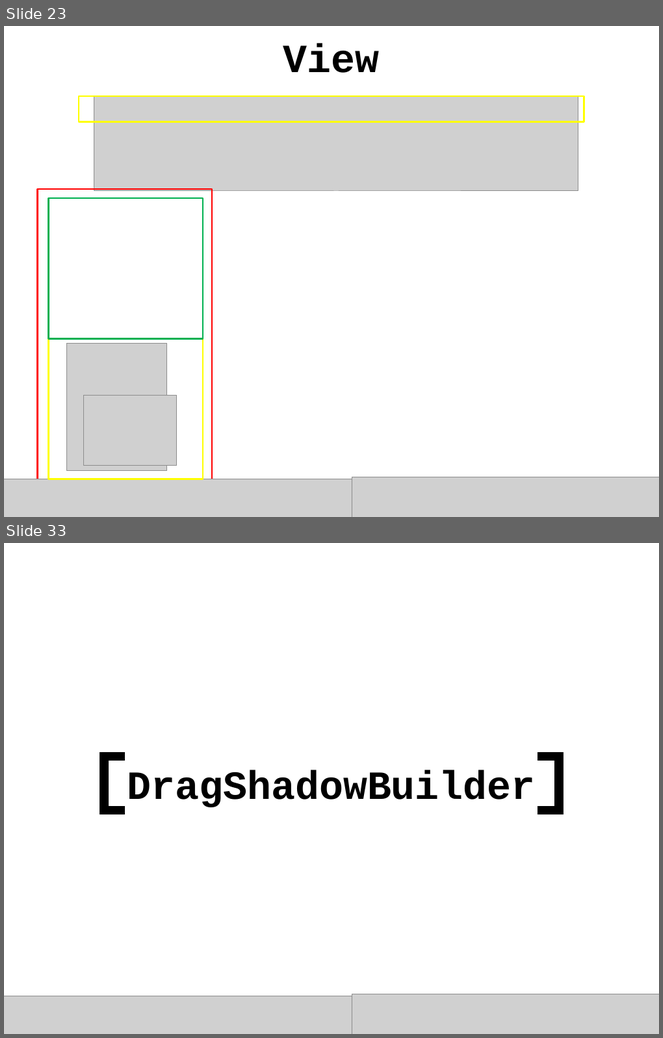
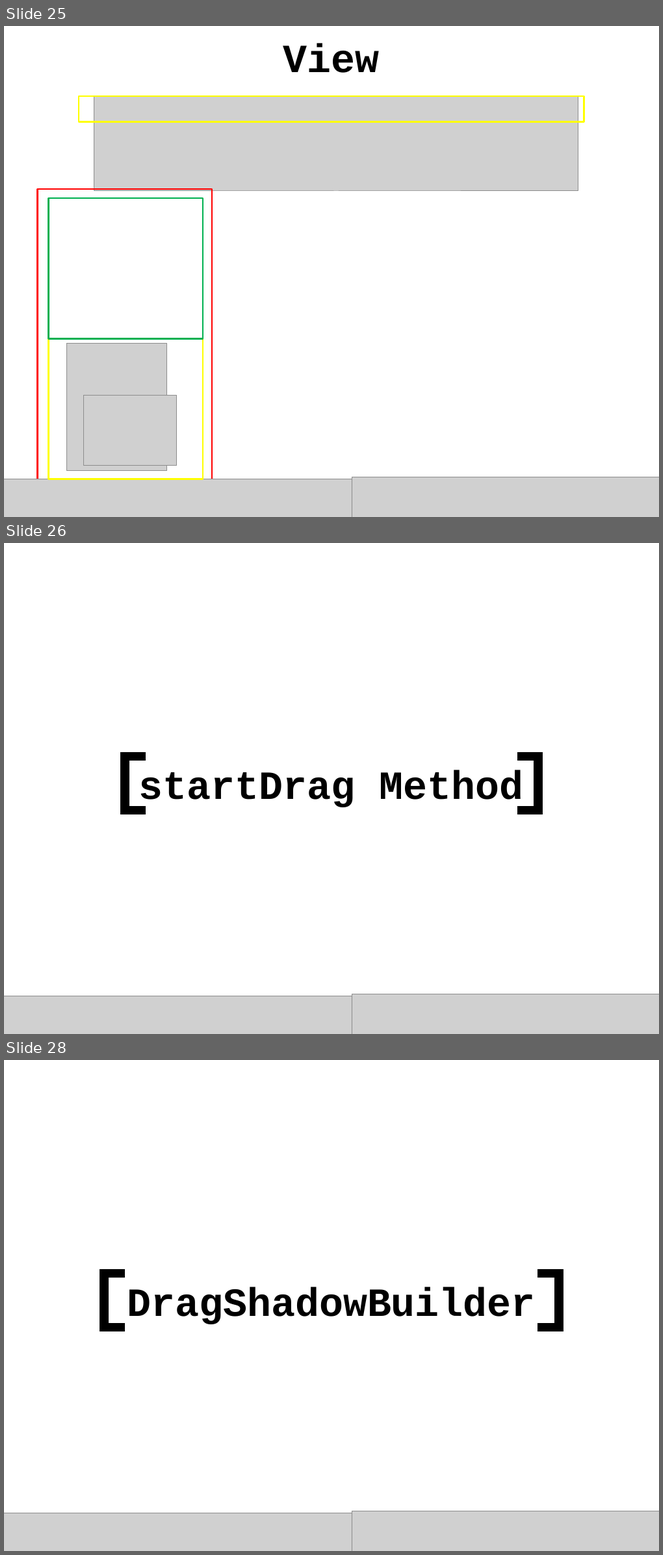
Before and after one commit to daehwa/world-friends-Uzbekistan-android, a slide deck: day5/Hanbok Dress up.pptx. Shown one above the other, each under a label of ours: slides 23 and 33 before the commit, slides 25, 26 and 28 after it; the slides between them are not shown. The pictures are 663x1038 and 663x1555 pixels, drawn with LibreOffice and Linux fonts; fonts in the diff are those of the drawing; grey boxes stand for pictures. Boxes give left, top, right and bottom in pixels: in the first picture for what was removed or moved away, otherwise in the second. Text is boxed around its words. In the diff, an @@ line names an element or a change of style, - is before the commit and + after.

Commit message:
Hanbok dress up : drag & drop

```diff
--- a/day5/Hanbok Dress up.pptx
+++ b/day5/Hanbok Dress up.pptx
@@ slide 26 added at (x1=4, y1=543, x2=659, y2=1034), background #FFFFFF @@
@@ rectangle added at (x1=120, y1=753, x2=146, y2=761), fill #000000 @@
@@ rectangle added at (x1=120, y1=753, x2=130, y2=814), fill #000000 @@
@@ rectangle added at (x1=517, y1=753, x2=543, y2=761), fill #000000 @@
@@ rectangle added at (x1=533, y1=753, x2=544, y2=814), fill #000000 @@
@@ text added at (x1=139, y1=771, x2=524, y2=810), 44 pt, text #000000, bold @@
+startDrag Method
@@ rectangle added at (x1=120, y1=806, x2=146, y2=815), fill #000000 @@
@@ rectangle added at (x1=517, y1=806, x2=543, y2=815), fill #000000 @@
@@ picture added at (x1=4, y1=997, x2=352, y2=1034) @@
@@ picture added at (x1=352, y1=995, x2=659, y2=1034) @@
@@ what was slide 23 is now slide 25 @@
@@ what was slide 33 is now slide 28 @@
```
Also in this commit, not shown: 12 slides changed, 3 other slides added, 1 slide removed, 2 other files.
